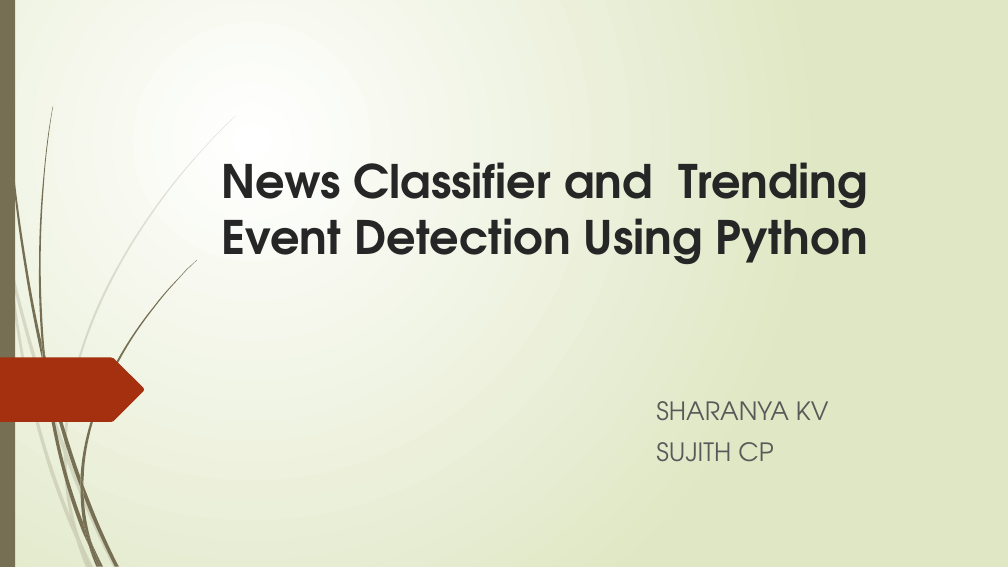
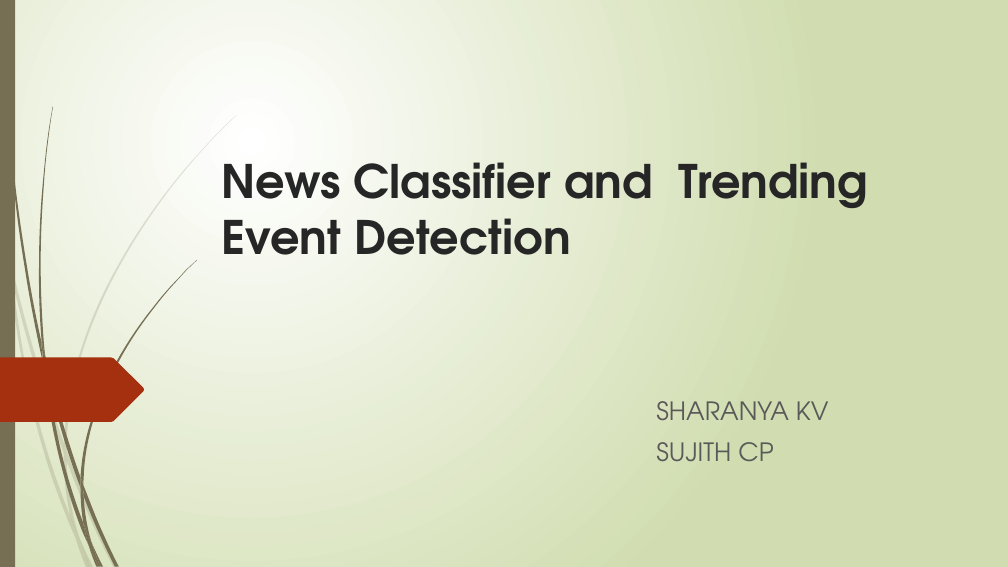
Before and after one commit to sujithcp/NewsAnalyser, a slide deck: slide 1 of presentation/Project.pptx. Drawn at 1008x567 pixels with LibreOffice and Linux fonts; fonts in the diff are those of the drawing. Boxes give left, top, right and bottom in pixels: in the first picture for what was removed or moved away, otherwise in the second. Text is boxed around its words. In the diff, an @@ line names an element or a change of style, - is before the commit and + after.

```diff
--- a/presentation/Project.pptx
+++ b/presentation/Project.pptx
@@ background gradient #FFFFFF to #DFE8C4 to gradient #FFFFFF to #D1DDB0 @@
@@ title at (222, 162, 868, 255): text changed @@
-News Classifier and Trending Event Detection Using Python
+News Classifier and Trending Event Detection
```
Also in this commit, not shown: 7 other slides changed, 2 slides added, 1 slide removed, 1 other file.
